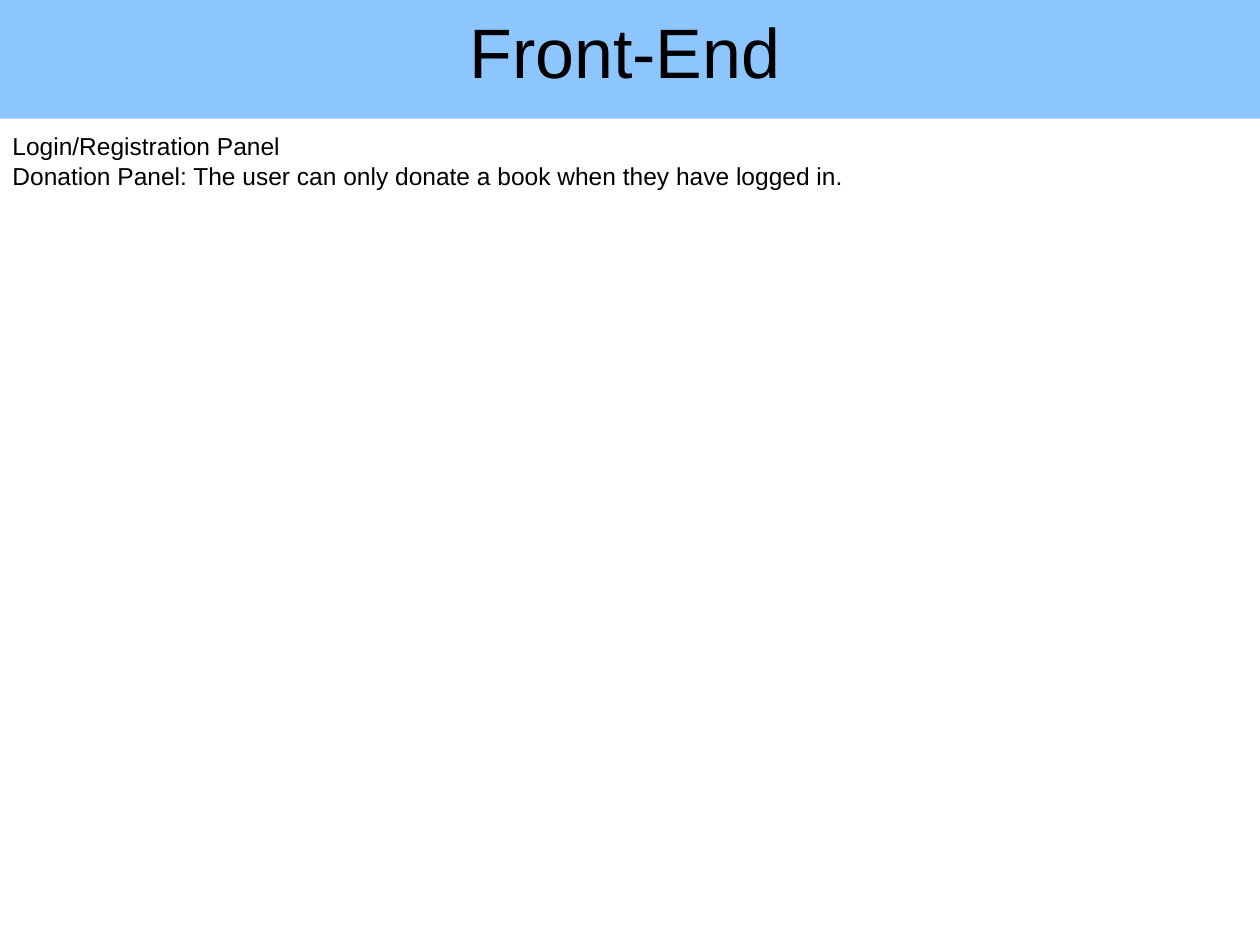
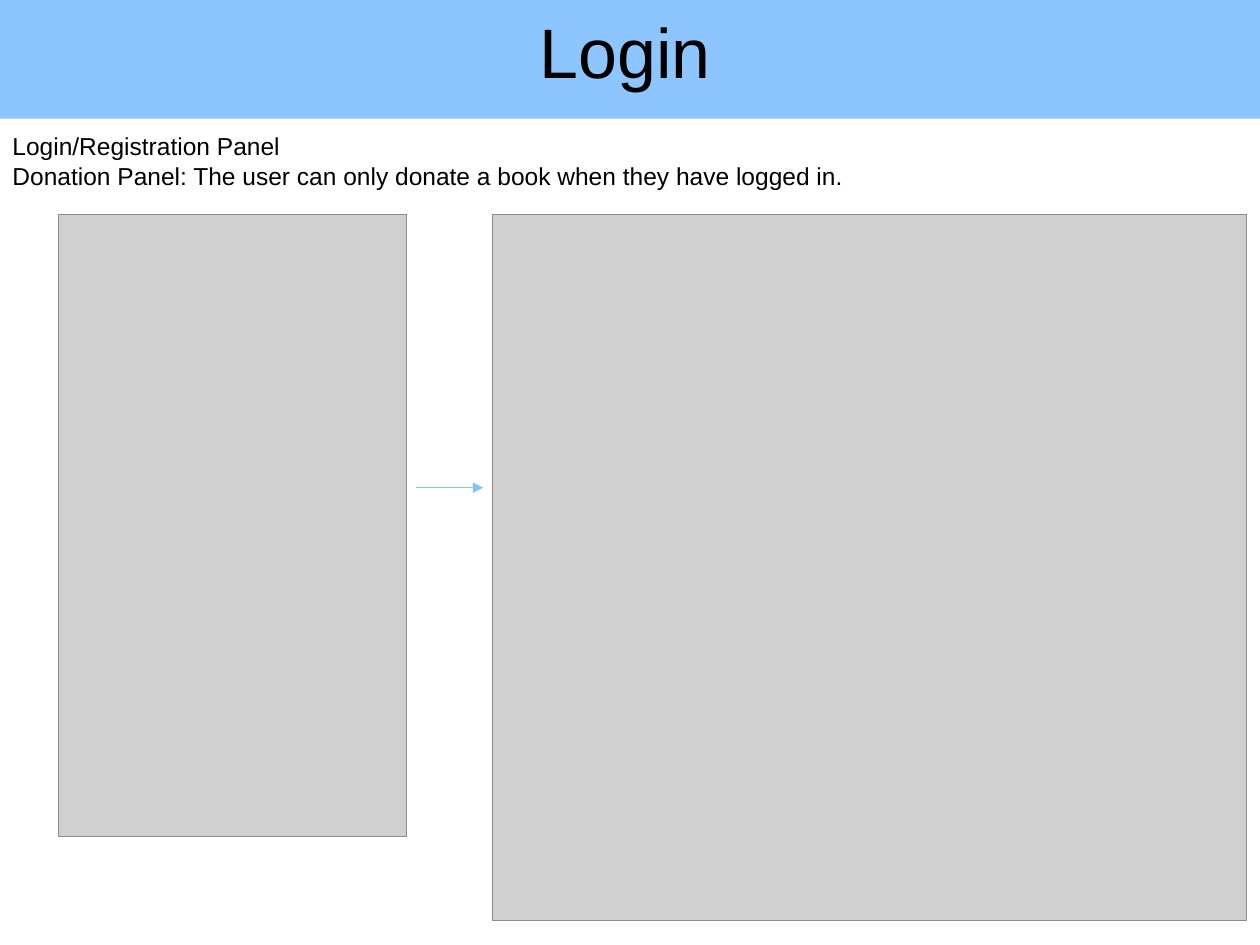
Before and after one commit to thcui/book-exchange, a slide deck: slide 3 of presentation-book-exchange.pptx. Drawn at 1260x945 pixels with LibreOffice and Linux fonts; fonts in the diff are those of the drawing; grey boxes stand for pictures; background and template pictures are left out. Boxes give left, top, right and bottom in pixels: in the first picture for what was removed or moved away, otherwise in the second. Text is boxed around its words. In the diff, an @@ line names an element or a change of style, - is before the commit and + after.

Commit message:
update add-to-fav and front-end part

```diff
--- a/presentation-book-exchange.pptx
+++ b/presentation-book-exchange.pptx
@@ title at [539, 27, 710, 91]: text changed @@
-Front-End
+Login
@@ picture added at [58, 214, 407, 837] @@
@@ picture added at [493, 214, 1246, 921] @@
@@ arrow added from (416, 488) to (484, 488), #87C2FC 0.75 pt @@
```
Also in this commit, not shown: 3 other slides changed, 1 slide added.
